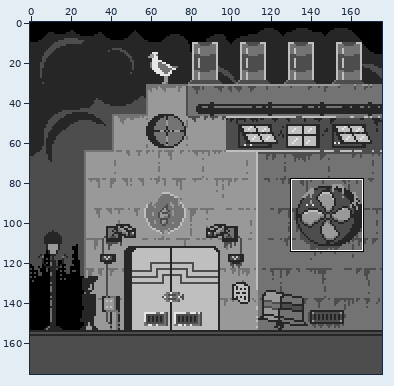
Edited in one commit: pixel-art file (Buildings/GrayScaleCanvas.aseprite). The picture above shows the old version from afar; the outline marks the close-up.
Close-up. First the earlier version:
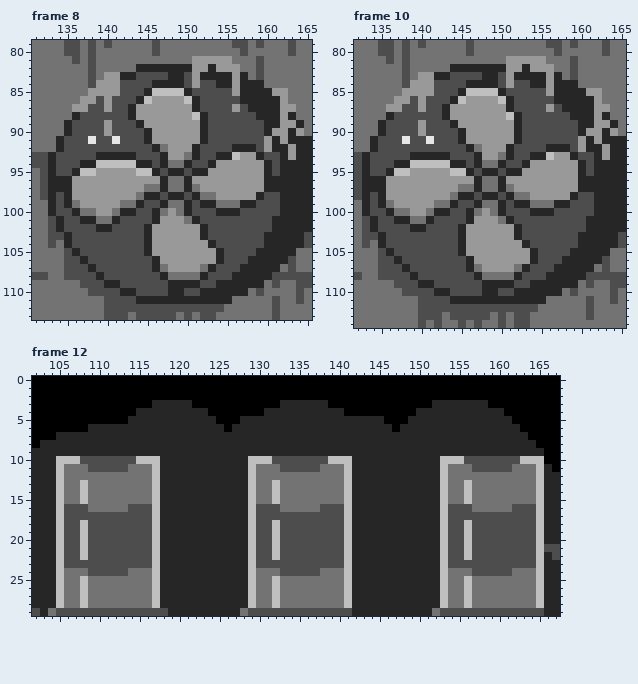
176x176 pixels, 19 frames. Colours within 5 levels of each other are drawn and written as one. Shown: frame 8: x 131..165, y 79..113; frame 10: x 132..165, y 79..114; frame 12: x 102..167, y 0..29. The commit also changed other frames or places, which this record leaves out.
And afterwards:
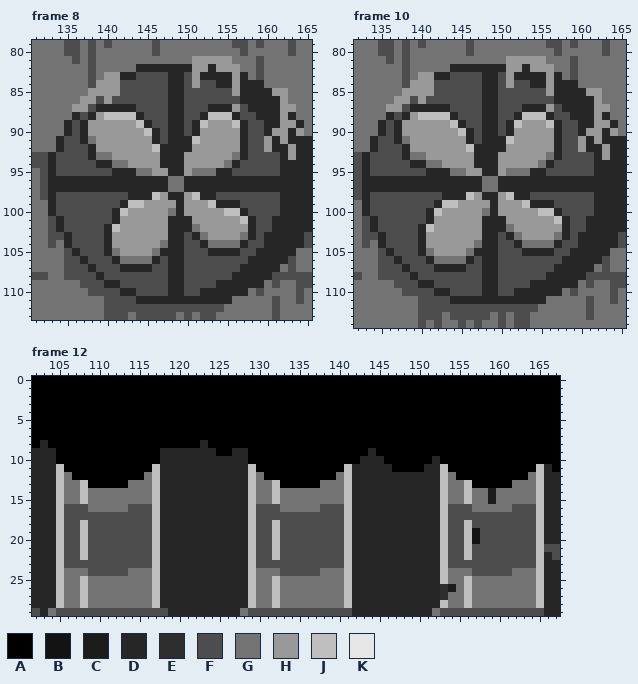
Palette (. is transparent): A #000000  B #131313  C #1c1c1c  D #262626  E #2e2e2e  F #4d4d4d  G #737373  H #999999  J #bfbfbf  K #e6e6e6
From old to new:
layer "ChimneySmoke" added
layer "ChimneySmoke2" added
layer "RainDrop Copy" added
Changed rows in their new state; - is an unchanged pixel.
Frame 8, layer "FansBlades":
first column x 135:
 84 -----------FF-------------
 85 ----------FFFDDF----------
 86 ---------FFFFDDFF---------
 87 ----DDDD-FFFFDDFF-DDD-----
 88 ---DHJJJJDFFFDDFF-JJJD----
 89 --DHH-HHHJDFFDDFDJHHHJD---
 90 --DHH-HHHHJDFDDFDHHHHHD---
 91 --DGHHHHHHHDFDDDJHHHHHD---
 92 ---DHHHHHHHJDDDDHHHHHH-F--
 93 ---DGGHHHHHH-DDHHHHHHGDFF-
 94 --FFDDGGHHHH-DDHHHH-GDFFFF
 95 -FFFFFDDDGGHH--HGGGDDFFFFF
 96 -DDDDDDDDDDD----DDDDDDDDD-
 97 -DDDDDDDDDDD----DDDDDDDDD-
 98 FFFFFFFFDD-JH--HJDDFFFFFF-
 99 FFFFFFFDJJHHHHDHHHJDDDFF--
100 -FFFFFDJHHHHHGDHHHHHJJD---
101 --FFFF-HHHHH-DDDHHHHHHJD--
102 ----F-JHHHH--DDDGHHHHHHD--
103 -----DHHHHH--DDFDGHHHHGD--
104 -----DHHHHH-GDDFFDGGGGD---
105 -----DGHHHHGDDDFFFD-DD----
106 ------DGGGG-FDDFFFFF------
107 -------DDDDFFDDFFFF-------
108 ------------FDDFFF--------
109 ---------------FF---------
Frame 10, layer "FansBlades": the same change as frame 8
Frame 12, layers "RainDrop Copy", "ChimneySmoke2", "ChimneySmoke":
first column x 104:
 3 -------------AAAAA-----------AAAAAA-------------AAAAAAA-------
 4 -----------AAAAAAAAA-------AAAAAAAAAA---------AAAAAAAAAAA-----
 5 ----------AAAAAAAAAAA---AAAAAAAAAAAAAAAAAA---AAAAAAAAAAAAA----
 6 -----AAAAAAAAAAAAAAAAA-AAAAAAAAAAAAAAAAAAAA-AAAAAAAAAAAAAAA---
 7 -AAAAAAAAAAAAAAAAAAAAAAAAAAAAAAAAAAAAAAAAAAAAAAAAAAAAAAAAAAA--
 8 AAAAAAAAAAAAAAAAAAA-AAAAAAAAAAAAAAAAAAAAAAAAAAAAAAAAAAAAAAAAA-
 9 -AAAAAAAAAAAAA-------AA--AAAAAAAAAAAAAAA-AAAAAAAAAAAAAAAAAAAAA
10 -AAAAAAAAAAAAA-----------AAAAAAAAAAAAAA---AAAAAA-AAAAAAAAAAAAA
11 --AAAAAAAAAAA-------------AAAAAAAAAAA------AAAA---AAAAAAAAAAA-
12 ---AAAAAAAAA---------------AAAAAAAAA---------------AAAAAAAAA--
13 -----AAAAA-------------------AAAAA-------------------AAAAA----
14 -------------------------------------------------------C------
15 -------------------------------------------------------C------
first column x 157:
19 B
20 B
first column x 153:
26 EC
27 E-
